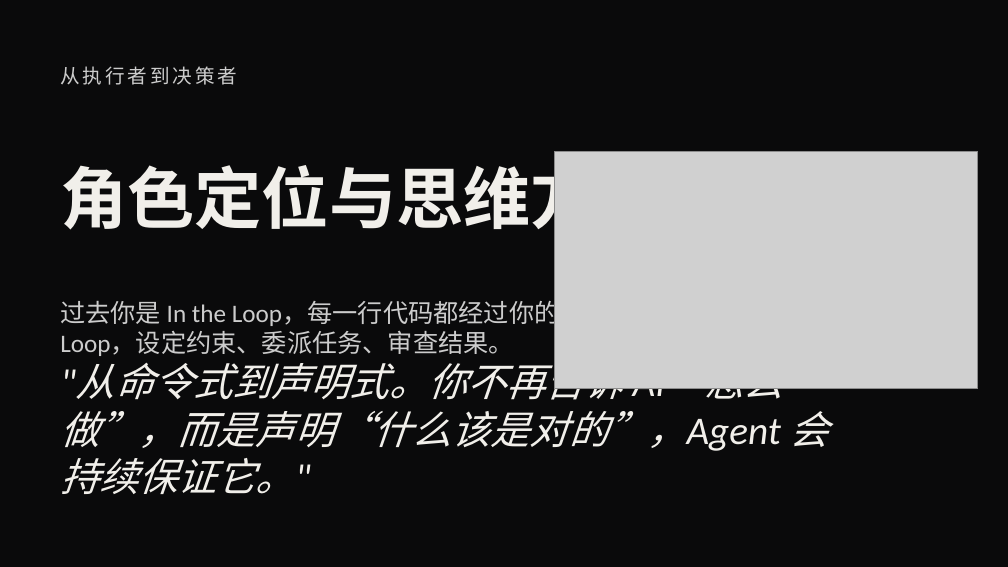
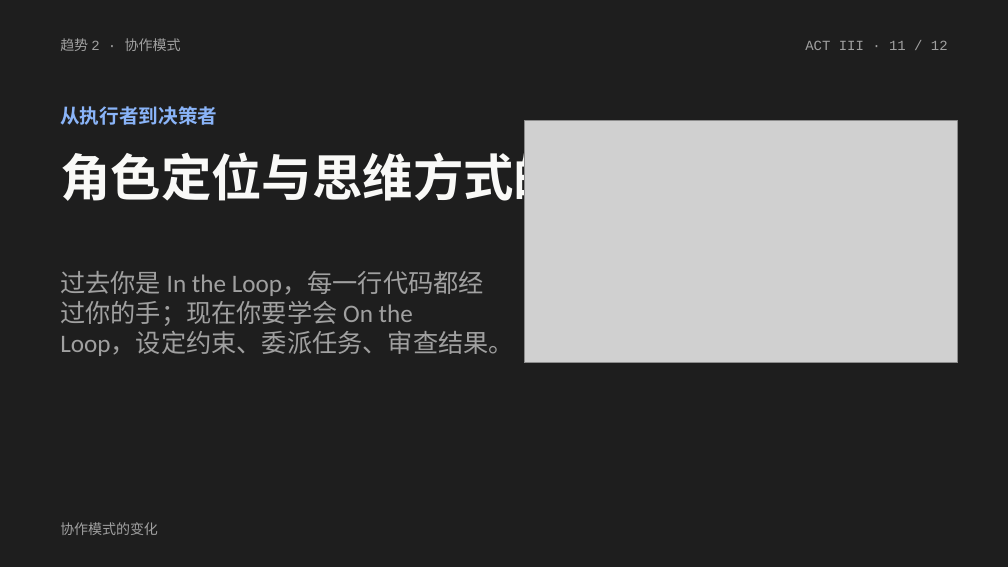
Before and after one commit to atian25/ppt-test, a slide deck: slide 11 of SOLO-0408-直播/ppt/SOLO_0418_直播.pptx. Drawn at 1008x567 pixels with LibreOffice and Linux fonts; fonts in the diff are those of the drawing; grey boxes stand for pictures. Boxes give left, top, right and bottom in pixels: in the first picture for what was removed or moved away, otherwise in the second. Text is boxed around its words. In the diff, an @@ line names an element or a change of style, - is before the commit and + after.

```diff
--- a/SOLO-0408-直播/ppt/SOLO_0418_直播.pptx
+++ b/SOLO-0408-直播/ppt/SOLO_0418_直播.pptx
@@ background #0A0A0B to #1E1E1E @@
@@ text added at box(60, 38, 181, 51), 10 pt, text #A0A0A0 @@
+趋势 2 · 协作模式
@@ text added at box(805, 40, 948, 50), 10 pt, text #A0A0A0 @@
+ACT III · 11 / 12
@@ text "从执行者到决策者": place and size @@
-text "从执行者到决策者" at box(60, 66, 238, 85)
+text "从执行者到决策者" at box(60, 106, 217, 125)
@@ text "从执行者到决策者" at box(60, 106, 217, 125): text colour #CCCCCC to #8AB4F8, letter spacing 2 to 0 pt, bold on @@
@@ text "角色定位与思维方式的升级": place and size @@
-text "角色定位与思维方式的升级" at box(60, 154, 866, 239)
+text "角色定位与思维方式的升级" at box(60, 145, 665, 209)
@@ text "角色定位与思维方式的升级" at box(60, 145, 665, 209): size 48 to 36 pt, text colour #F1EFEA to #F9F9F7; vertical alignment middle to top @@
@@ picture: place and size @@
-picture at box(554, 151, 978, 389)
+picture at box(524, 121, 958, 363)
@@ text "过去你是 In the Loop，每一行代码都经过你的手；现在你要学会 On ...": place and size @@
-text "过去你是 In the Loop，每一行代码都经过你的手；现在你要学会 On ..." at box(60, 301, 761, 356)
+text "过去你是 In the Loop，每一行代码都经过你的手；现在你要学会 On ..." at box(60, 271, 514, 356)
@@ text "过去你是 In the Loop，每一行代码都经过你的手；现在你要学会 On ..." at box(60, 271, 514, 356): text colour #CCCCCC to #A0A0A0; vertical alignment middle to top @@
@@ text removed at box(60, 355, 829, 494) @@
-"从命令式到声明式。你不再告诉 AI“怎么做”，而是声明“什么该是对的”，Agent 会持续保证它。"
@@ text added at box(60, 522, 158, 535), 10 pt, text #A0A0A0 @@
+协作模式的变化
```
Also in this commit, not shown: 11 other slides changed, 1 other file.
